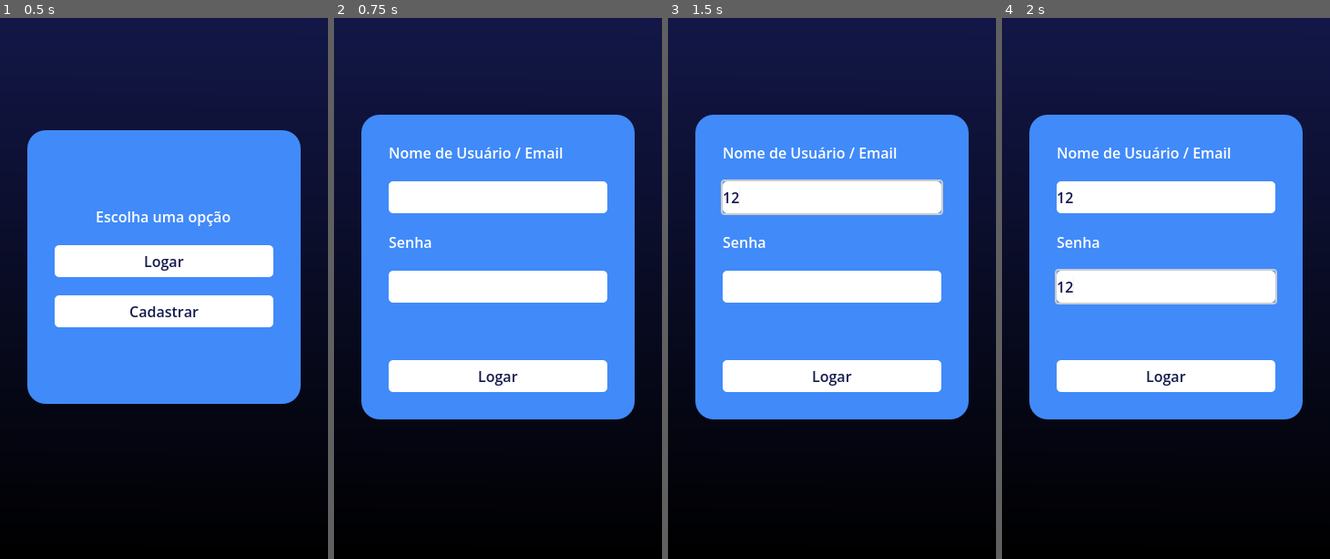
Above: before the commit, frames 1-4 (left to right).
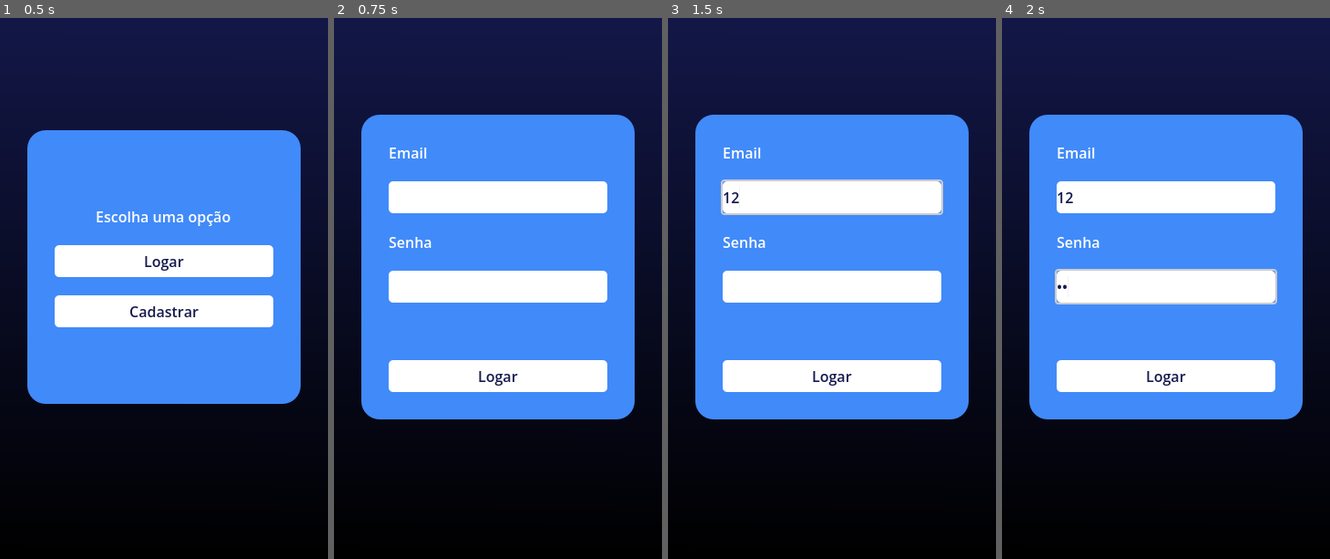
Above: after the commit, the same moments.

Repository: RafaelMVDev/funxy-ahsd-functions-learnings-app
Game: Godot game, scene res://menu_principal.tscn
Same seed, same stepped clock (60 frames per second), same inputs: the game is played once before the commit and once after it.
Inputs (mouse positions are in pixels of both pictures, inside the frame that each line leads up to):
- Up to frame 1 (0.5 s): no input
- Up to frame 2 (0.75 s): click "Logar" at 0.5 s
- Up to frame 3 (1.5 s): click (832, 196) at 1.27 s; type "12" at 1.35 s
- Up to frame 4 (2 s): click (1166, 288) at 1.5 s; type "12" at 1.58 s

Frame 1 is identical in both runs. In frame 2, 0.5% of the frame differs, in the area x 17-70%, y 23-26%; in frame 3, 0.5%; in frame 4, 0.6%, in the area x 16-70%, y 23-51%.

Commit message:
Implementation of secret password exibition in Godot

Diff:
--- a/fun-xy/cadastro.tscn
+++ b/fun-xy/cadastro.tscn
@@ -106,6 +106,7 @@
 layout_mode = 2
 theme_override_colors/font_color = Color(0.078431375, 0.09803922, 0.3019608, 1)
 theme_override_styles/normal = SubResource("StyleBoxFlat_ye3j0")
+secret = true
 
 [node name="Label_Mensagem" type="Label" parent="PanelContainer/VBoxContainer" unique_id=1192622767]
 layout_mode = 2
--- a/fun-xy/login.tscn
+++ b/fun-xy/login.tscn
@@ -82,7 +82,7 @@
 
 [node name="Label_EmailUsuario" type="Label" parent="PanelContainer/VBoxContainer" unique_id=524522661]
 layout_mode = 2
-text = "Nome de Usuário / Email"
+text = "Email"
 
 [node name="LineEdit_EmailUsuario" type="LineEdit" parent="PanelContainer/VBoxContainer" unique_id=1549777343]
 layout_mode = 2
@@ -97,6 +97,7 @@
 layout_mode = 2
 theme_override_colors/font_color = Color(0.078431375, 0.09803922, 0.3019608, 1)
 theme_override_styles/normal = SubResource("StyleBoxFlat_3n56f")
+secret = true
 
 [node name="Label_Mensagem" type="Label" parent="PanelContainer/VBoxContainer" unique_id=25646311]
 layout_mode = 2
